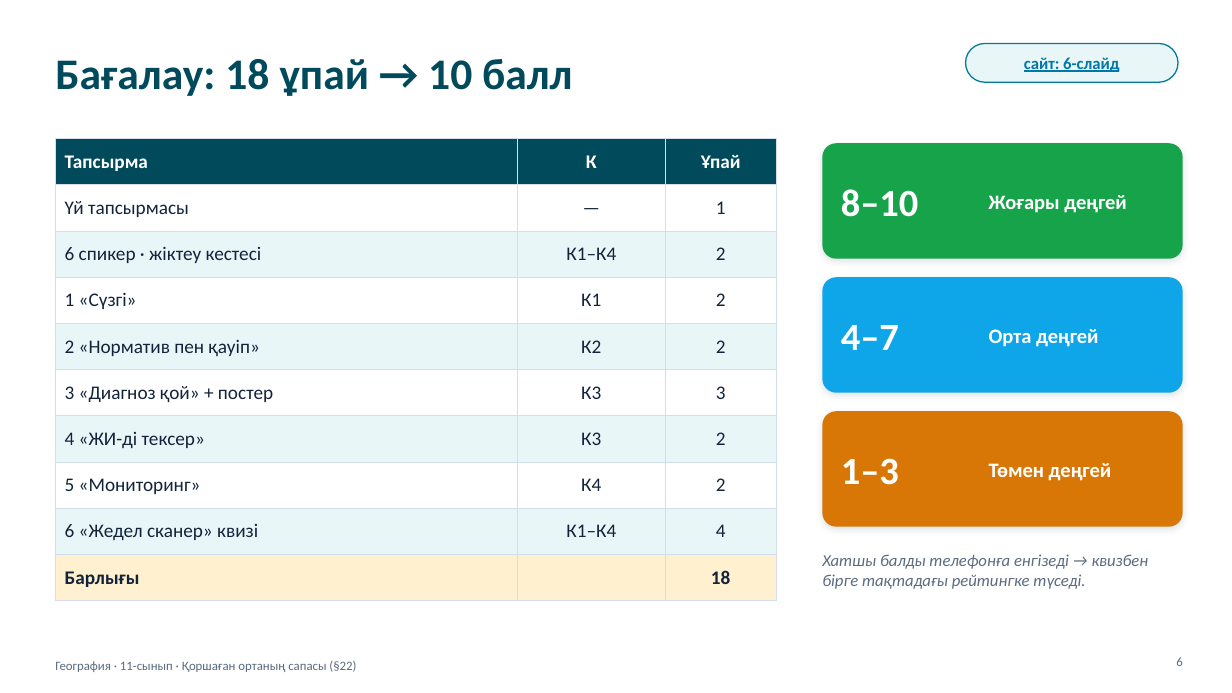
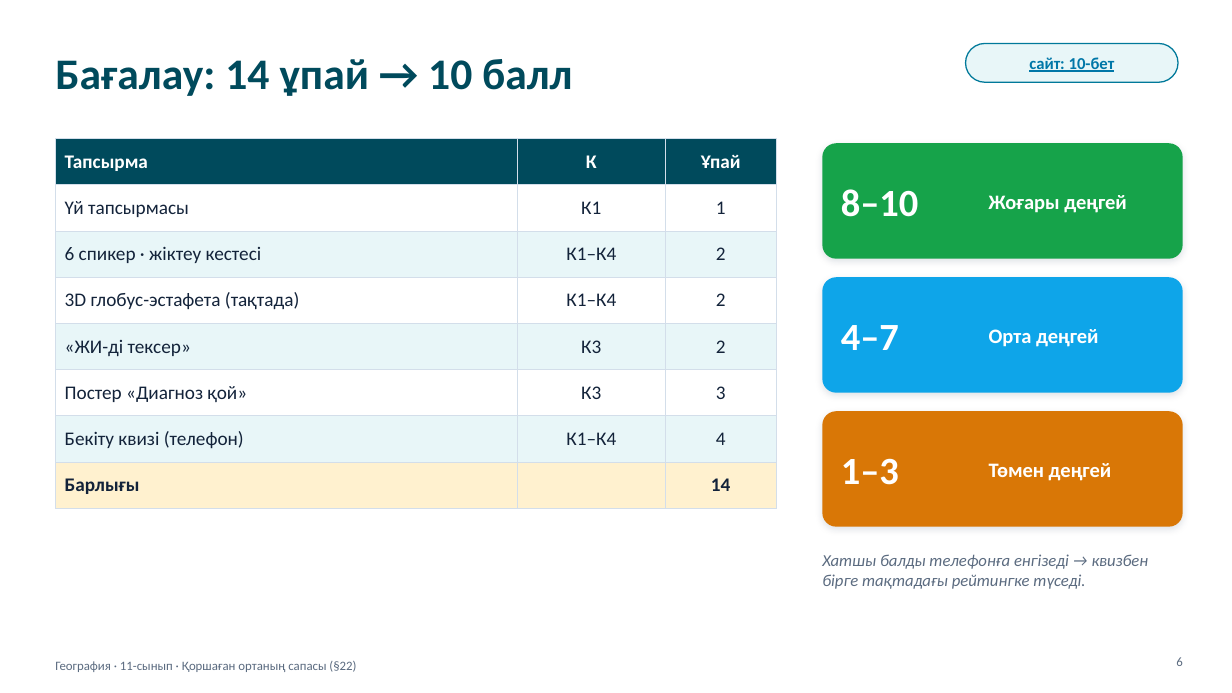
Before and after one commit to makpalkubantova-arch/ecoscaner, a slide deck: slide 6 of materialdar/2-Prezentaciya-Qorshagan-orta-sapasy.pptx. Drawn at 1232x693 pixels with LibreOffice and Linux fonts; fonts in the diff are those of the drawing. Boxes give left, top, right and bottom in pixels: in the first picture for what was removed or moved away, otherwise in the second. Text is boxed around its words. In the diff, an @@ line names an element or a change of style, - is before the commit and + after.

```diff
--- a/materialdar/2-Prezentaciya-Qorshagan-orta-sapasy.pptx
+++ b/materialdar/2-Prezentaciya-Qorshagan-orta-sapasy.pptx
@@ title at box(55, 59, 572, 96): text changed @@
-Бағалау: 18 ұпай → 10 балл
+Бағалау: 14 ұпай → 10 балл
@@ text in rounded rectangle at box(1029, 57, 1115, 72): text changed @@
-сайт: 6-слайд
+сайт: 10-бет
@@ table at box(55, 139, 776, 498) @@
-row 2, column 2: —
+row 2, column 2: К1
-row 4: 1 «Сүзгі» | К1 | 2
-row 5: 2 «Норматив пен қауіп» | К2 | 2
-row 6: 3 «Диагноз қой» + постер | К3 | 3
-row 7: 4 «ЖИ-ді тексер» | К3 | 2
-row 8: 5 «Мониторинг» | К4 | 2
-row 9: 6 «Жедел сканер» квизі | К1–К4 | 4
-row 10: Барлығы |  | 18
+row 4: 3D глобус-эстафета (тақтада) | К1–К4 | 2
+row 5: «ЖИ-ді тексер» | К3 | 2
+row 6: Постер «Диагноз қой» | К3 | 3
+row 7: Бекіту квизі (телефон) | К1–К4 | 4
+row 8: Барлығы |  | 14
```
Also in this commit, not shown: 13 other slides changed, 2 slides added, 4 slides removed, 24 other files.
